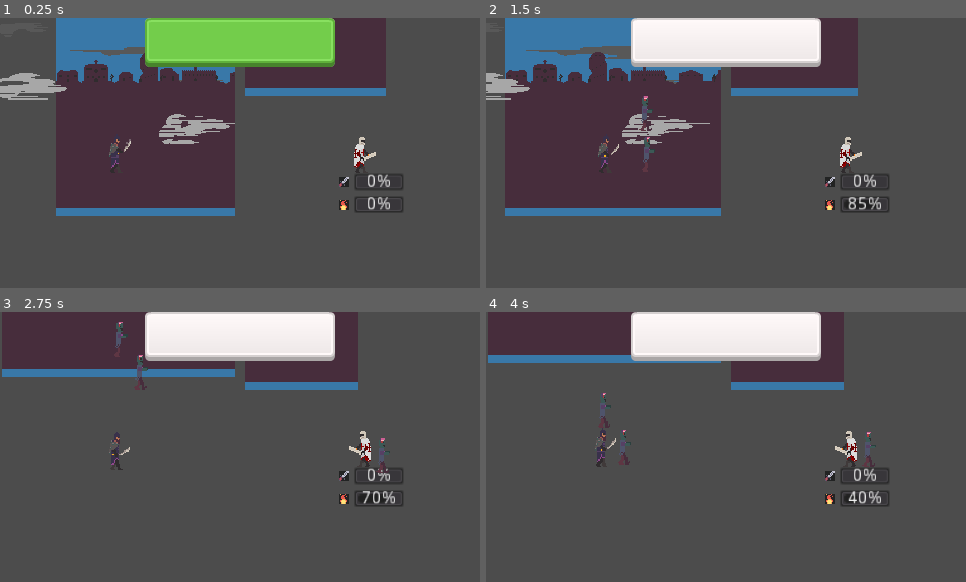
Above: before the commit, frames 1-4 (two rows, left to right).
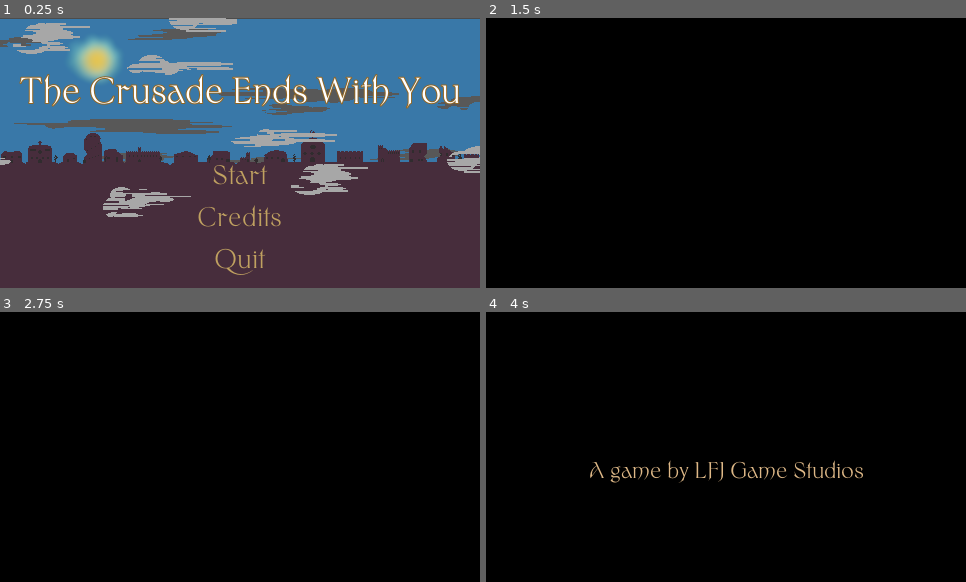
Above: after the commit, the same moments.

Repository: imav97/GMTK2021
Game: Godot game, scene res://Root.tscn
Two runs of this game, one before a commit and one after it. Both use one fixed random seed, a clock stepped at 60 frames per second and the inputs below. Before the commit the project starts from res://Maps/Main0.tscn.
Inputs (mouse positions are in pixels of both pictures, inside the frame that each line leads up to):
- Up to frame 1 (0.25 s): no input
- Up to frame 2 (1.5 s): click (726, 215) at 0.5 s, where only the run after the commit has a clickable "Credits"; move the mouse to (831, 139) at 1.27 s; press the mouse at (831, 139) at 1.28 s; hold D (right) from 1.28 s (still down)
- Up to frame 3 (2.75 s): move the mouse to (144, 460) at 2.02 s; release D (right) at 2.03 s; release the mouse at (144, 460) at 2.03 s; hold S (down) from 2.03 s (still down); tap Shift (mana_attack) at 2.1 s; click (144, 460) at 2.17 s
- Up to frame 4 (4 s): move the mouse to (774, 387) at 2.77 s; release S (down) at 2.78 s; hold D (right) 2.78-3.53 s; hold Space (simple_attack) 2.78-3.53 s; click (774, 387) at 2.92 s; move the mouse to (702, 501) at 3.52 s; hold W (up) from 3.53 s (still down); click (702, 501) at 3.6 s

The runs differ from the first frame. In frame 1, 88% of the frame differs, in the area x 0-100%, y 0-100%; in frame 2, 100%; in frame 3, 100%; in frame 4, 100%.

Commit message:
ADDed Credits Scene and changed root scene, better main menu

Diff:
--- a/gmtk2021/DynamicClouds.tscn
+++ b/gmtk2021/DynamicClouds.tscn
@@ -39,7 +39,7 @@
 playing = true
 
 [node name="Houses" type="Sprite" parent="."]
-position = Vector2( 240, 128 )
+position = Vector2( 240, 136 )
 z_index = -2
 texture = ExtResource( 5 )
 
--- a/gmtk2021/Main.tscn
+++ b/gmtk2021/Main.tscn
@@ -18,14 +18,14 @@
 }
 
 [node name="KeyboardChar" type="ViewportContainer" parent="Viewports"]
-margin_right = 507.0
-margin_bottom = 600.0
+margin_right = 235.0
+margin_bottom = 270.0
 size_flags_horizontal = 3
 size_flags_vertical = 3
 stretch = true
 
 [node name="Viewport" type="Viewport" parent="Viewports/KeyboardChar"]
-size = Vector2( 507, 600 )
+size = Vector2( 235, 270 )
 handle_input_locally = false
 render_target_update_mode = 3
 
@@ -34,16 +34,16 @@
 script = ExtResource( 3 )
 
 [node name="MouseChar" type="ViewportContainer" parent="Viewports"]
-margin_left = 517.0
-margin_right = 1024.0
-margin_bottom = 600.0
+margin_left = 245.0
+margin_right = 480.0
+margin_bottom = 270.0
 mouse_filter = 1
 size_flags_horizontal = 3
 size_flags_vertical = 3
 stretch = true
 
 [node name="Viewport" type="Viewport" parent="Viewports/MouseChar"]
-size = Vector2( 507, 600 )
+size = Vector2( 235, 270 )
 handle_input_locally = false
 render_target_update_mode = 3
 
@@ -67,8 +67,8 @@
 }
 
 [node name="TextureProgress" type="TextureProgress" parent="CanvasLayer/Control/CenterContainer"]
-margin_left = 417.0
-margin_right = 607.0
+margin_left = 145.0
+margin_right = 335.0
 margin_bottom = 49.0
 size_flags_horizontal = 3
 size_flags_vertical = 3
--- a/gmtk2021/Maps/Main0.tscn
+++ b/gmtk2021/Maps/Main0.tscn
@@ -84,35 +84,10 @@
 world_mouse_node = NodePath("../Main0/Viewports/MouseChar/Viewport/0")
 next_main = "res://Maps/Main1.tscn"
 
-[node name="KeyboardChar" parent="Viewports" index="0"]
-margin_right = 235.0
-margin_bottom = 270.0
-
-[node name="Viewport" parent="Viewports/KeyboardChar" index="0"]
-size = Vector2( 235, 270 )
-
 [node name="0" parent="Viewports/KeyboardChar/Viewport" index="1" instance=ExtResource( 2 )]
 tile_set = SubResource( 4 )
-cell_size = Vector2( 16, 16 )
-cell_custom_transform = Transform2D( 16, 0, 0, 16, 0, 0 )
-format = 1
 tile_data = PoolIntArray(  )
-
-[node name="MouseChar" parent="Viewports" index="1"]
-margin_left = 245.0
-margin_right = 480.0
-margin_bottom = 270.0
-
-[node name="Viewport" parent="Viewports/MouseChar" index="0"]
-size = Vector2( 235, 270 )
 
 [node name="0" parent="Viewports/MouseChar/Viewport" index="1" instance=ExtResource( 1 )]
 tile_set = SubResource( 4 )
-cell_size = Vector2( 16, 16 )
-cell_custom_transform = Transform2D( 16, 0, 0, 16, 0, 0 )
-format = 1
 tile_data = PoolIntArray(  )
-
-[node name="TextureProgress" parent="CanvasLayer/Control/CenterContainer" index="0"]
-margin_left = 145.0
-margin_right = 335.0
--- /dev/null
+++ b/gmtk2021/Root.gd
@@ -0,0 +1,16 @@
+extends Control
+
+
+
+
+func _on_Start_pressed():
+	get_tree().change_scene("")#sorry m8 no se cual es el main
+	pass # Replace with function body.
+
+
+func _on_Credits_pressed():
+	get_tree().change_scene("res://Addons/godot-credits-master/GodotCredits.tscn")
+
+
+func _on_Quit_pressed():
+	get_tree().quit()
--- a/gmtk2021/Root.tscn
+++ b/gmtk2021/Root.tscn
@@ -1,10 +1,13 @@
-[gd_scene load_steps=4 format=2]
+[gd_scene load_steps=6 format=2]
 
 [ext_resource path="res://Resources/Fonts/sinistre/Sinistre-S†Caroline.otf" type="DynamicFontData" id=1]
+[ext_resource path="res://DynamicClouds.tscn" type="PackedScene" id=2]
+[ext_resource path="res://Root.gd" type="Script" id=3]
 
-[sub_resource type="DynamicFont" id=3]
+[sub_resource type="DynamicFont" id=1]
 size = 35
 outline_size = 1
+outline_color = Color( 0.752941, 0.631373, 0.376471, 1 )
 use_mipmaps = true
 use_filter = true
 font_data = ExtResource( 1 )
@@ -16,6 +19,7 @@
 [node name="Root" type="Control"]
 anchor_right = 1.0
 anchor_bottom = 1.0
+script = ExtResource( 3 )
 __meta__ = {
 "_edit_use_anchors_": false
 }
@@ -32,73 +36,89 @@
 }
 
 [node name="VBoxContainer" type="VBoxContainer" parent="MarginContainer"]
-margin_right = 466.0
+margin_right = 460.0
 margin_bottom = 250.0
 size_flags_horizontal = 3
 size_flags_vertical = 3
 alignment = 2
 
 [node name="Label" type="Label" parent="MarginContainer/VBoxContainer"]
-margin_right = 466.0
+margin_right = 460.0
 margin_bottom = 123.0
 size_flags_horizontal = 3
 size_flags_vertical = 3
-custom_fonts/font = SubResource( 3 )
+custom_fonts/font = SubResource( 1 )
+custom_colors/font_outline_modulate = Color( 0.752941, 0.631373, 0.376471, 1 )
 text = "The Crusade Ends With You"
 align = 1
 valign = 1
 
 [node name="Buttons" type="VBoxContainer" parent="MarginContainer/VBoxContainer"]
 margin_top = 127.0
-margin_right = 466.0
+margin_right = 460.0
 margin_bottom = 250.0
 size_flags_horizontal = 3
 size_flags_vertical = 3
 alignment = 1
 
 [node name="HBoxContainer" type="HBoxContainer" parent="MarginContainer/VBoxContainer/Buttons"]
-margin_right = 466.0
+margin_right = 460.0
 margin_bottom = 38.0
 size_flags_horizontal = 3
 size_flags_vertical = 3
 alignment = 1
 
-[node name="Button" type="Button" parent="MarginContainer/VBoxContainer/Buttons/HBoxContainer"]
-margin_left = 199.0
-margin_right = 266.0
+[node name="Start" type="Button" parent="MarginContainer/VBoxContainer/Buttons/HBoxContainer"]
+margin_left = 196.0
+margin_right = 263.0
 margin_bottom = 38.0
 custom_fonts/font = SubResource( 2 )
+custom_colors/font_color = Color( 0.752941, 0.631373, 0.376471, 1 )
+custom_colors/font_color_hover = Color( 1, 1, 1, 1 )
+custom_colors/font_color_pressed = Color( 0.984314, 0.580392, 0.278431, 1 )
 text = "Start"
 flat = true
 
 [node name="HBoxContainer2" type="HBoxContainer" parent="MarginContainer/VBoxContainer/Buttons"]
 margin_top = 42.0
-margin_right = 466.0
+margin_right = 460.0
 margin_bottom = 80.0
 size_flags_horizontal = 3
 size_flags_vertical = 3
 alignment = 1
 
-[node name="Button" type="Button" parent="MarginContainer/VBoxContainer/Buttons/HBoxContainer2"]
-margin_left = 184.0
-margin_right = 281.0
+[node name="Credits" type="Button" parent="MarginContainer/VBoxContainer/Buttons/HBoxContainer2"]
+margin_left = 181.0
+margin_right = 278.0
 margin_bottom = 38.0
 custom_fonts/font = SubResource( 2 )
+custom_colors/font_color = Color( 0.752941, 0.631373, 0.376471, 1 )
+custom_colors/font_color_hover = Color( 1, 1, 1, 1 )
+custom_colors/font_color_pressed = Color( 0.984314, 0.580392, 0.278431, 1 )
 text = "Credits"
 flat = true
 
 [node name="HBoxContainer3" type="HBoxContainer" parent="MarginContainer/VBoxContainer/Buttons"]
 margin_top = 84.0
-margin_right = 466.0
+margin_right = 460.0
 margin_bottom = 123.0
 size_flags_horizontal = 3
 size_flags_vertical = 3
 alignment = 1
 
-[node name="Button" type="Button" parent="MarginContainer/VBoxContainer/Buttons/HBoxContainer3"]
-margin_left = 201.0
-margin_right = 264.0
+[node name="Quit" type="Button" parent="MarginContainer/VBoxContainer/Buttons/HBoxContainer3"]
+margin_left = 198.0
+margin_right = 261.0
 margin_bottom = 39.0
 custom_fonts/font = SubResource( 2 )
+custom_colors/font_color = Color( 0.752941, 0.631373, 0.376471, 1 )
+custom_colors/font_color_hover = Color( 1, 1, 1, 1 )
+custom_colors/font_color_pressed = Color( 0.984314, 0.580392, 0.278431, 1 )
 text = "Quit"
 flat = true
+
+[node name="DynamicBG" parent="." instance=ExtResource( 2 )]
+
+[connection signal="pressed" from="MarginContainer/VBoxContainer/Buttons/HBoxContainer/Start" to="." method="_on_Start_pressed"]
+[connection signal="pressed" from="MarginContainer/VBoxContainer/Buttons/HBoxContainer2/Credits" to="." method="_on_Credits_pressed"]
+[connection signal="pressed" from="MarginContainer/VBoxContainer/Buttons/HBoxContainer3/Quit" to="." method="_on_Quit_pressed"]
--- a/gmtk2021/project.godot
+++ b/gmtk2021/project.godot
@@ -15,7 +15,7 @@
 [application]
 
 config/name="gmtk2021"
-run/main_scene="res://Maps/Main0.tscn"
+run/main_scene="res://Root.tscn"
 config/icon="res://icon.png"
 
 [display]
Not shown, added: gmtk2021/Addons/godot-credits-master/GodotCredits.gd
Not shown, added: gmtk2021/Addons/godot-credits-master/GodotCredits.tscn
Not shown, added: gmtk2021/Addons/godot-credits-master/LICENSE
Not shown, added: gmtk2021/Addons/godot-credits-master/README.md
